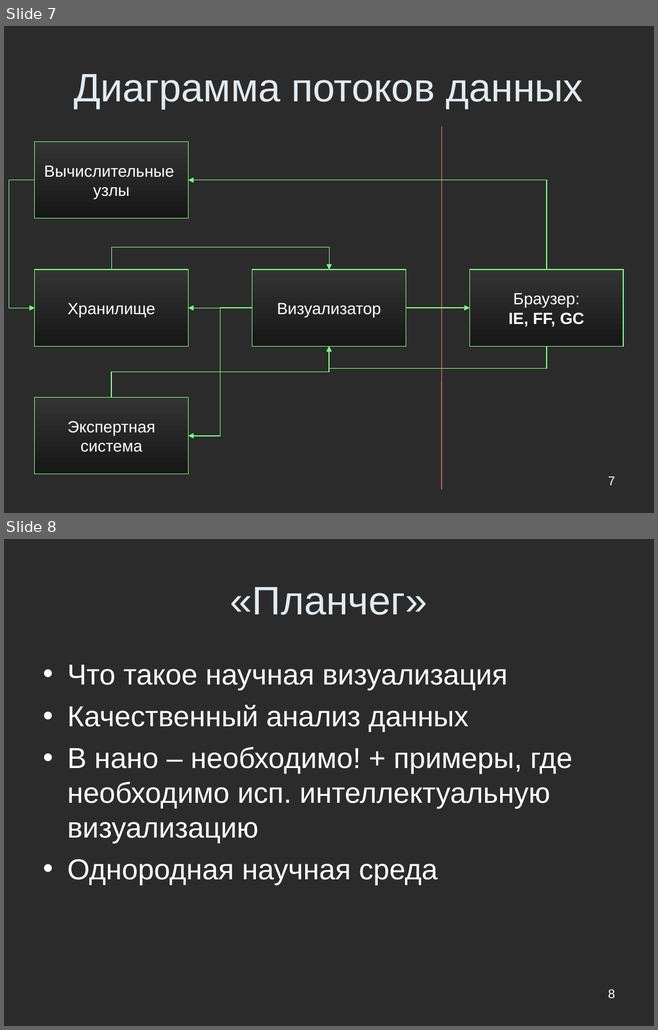
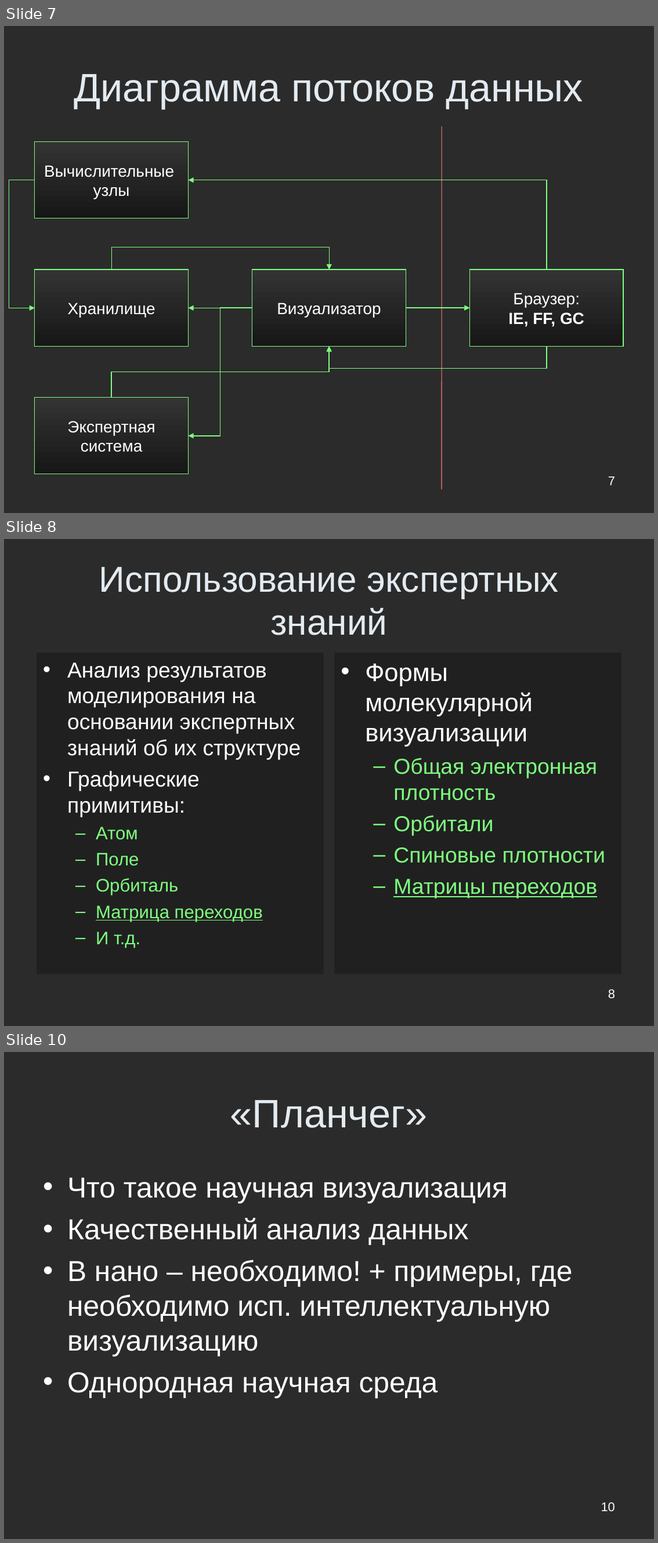
Before and after one commit to Jacobi20/nano-vis, a slide deck: trunk/docs/cys2010.ppt. Shown one above the other, each under a label of ours: slides 7 and 8 before the commit, slides 7, 8 and 10 after it; the slides between them are not shown. The pictures are 658x1030 and 658x1543 pixels, drawn with LibreOffice and Linux fonts; fonts in the diff are those of the drawing; background and template pictures are left out; a plain dark background stands for a picture behind light text. Boxes give left, top, right and bottom in pixels: in the first picture for what was removed or moved away, otherwise in the second. Text is boxed around its words. In the diff, an @@ line names an element or a change of style, - is before the commit and + after.

Commit message:
Dev: presentation

```diff
--- a/trunk/docs/cys2010.ppt
+++ b/trunk/docs/cys2010.ppt
@@ slide 8 added at bbox=[4, 539, 654, 1026], background picture (left out) @@
@@ title added at bbox=[99, 567, 558, 635], 40 pt, text #E3EBF1 @@
+Использование экспертных знаний
@@ text added at bbox=[36, 653, 324, 974], fill #000000 at 25% opacity, 24 pt, text #FFFFFF @@
+• Анализ результатов моделирования на основании экспертных знаний об их структуре
+• Графические примитивы:
+  – Атом
+  – Поле
+  – Орбиталь
+  – Матрица переходов
+  – И т.д.
@@ text added at bbox=[334, 653, 621, 974], fill #000000 at 25% opacity, 24 pt, text #7FFF7F @@
+• Формы молекулярной визуализации
+  – Общая электронная плотность
+  – Орбитали
+  – Спиновые плотности
+  – Матрицы переходов
@@ page number added at bbox=[608, 990, 615, 999], 14 pt, text #FFFFFF @@
+8
@@ what was slide 8 is now slide 10 @@
@@ page number at bbox=[601, 1503, 615, 1511]: text changed @@
-8
+10
```
Also in this commit, not shown: 1 other slide added, 4 other files.
